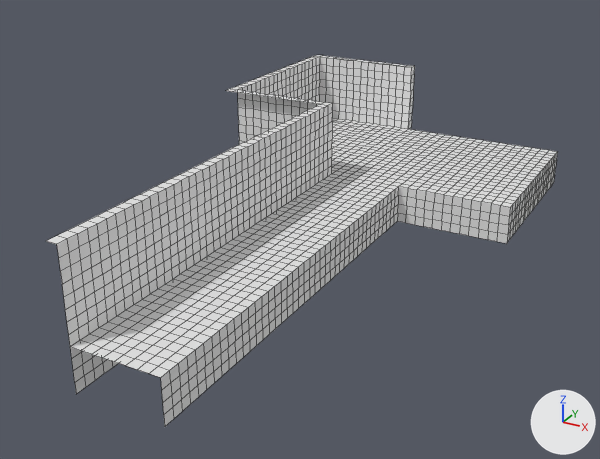
The Blender file Assets/ImportedAssets/StationAssets/MainHall/MainHallStructures/MainHallPass.blend, before and after one commit.
The view is the same before and after, from a 50 mm camera at (17.4, -18.8, 15.6) aimed at (-0.5, 13.7, -0.6). Lighting does not change. The marker at lower right points along +X, +Y and +Z. Mesh edges are drawn as thin lines. Materials are left out; every surface is plain grey.
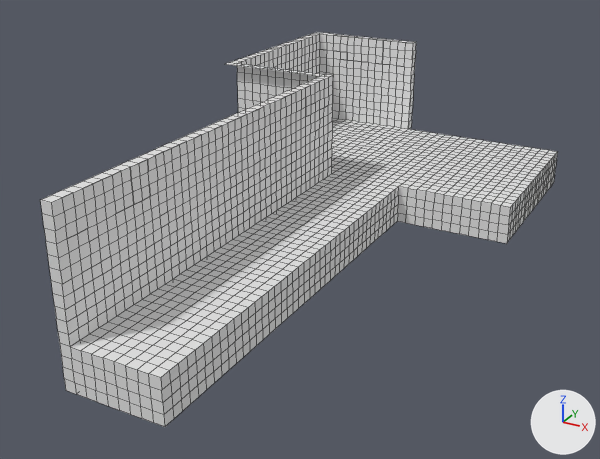
Where the change shows, as pixel boxes (x1, y1, x2, y2) in the pictures (600 x 459 px):
'Cube', reshaped (6% taller)
    before: (47, 55, 557, 426)
    after: (40, 32, 557, 427)
part 1 of me_cube, added
    after: (41, 91, 295, 244)
part 2 of me_cube, added
    after: (288, 74, 333, 92)
part 3 of me_cube, built on
    before: (57, 55, 415, 239)
    after: (40, 32, 416, 427)

The change in detail:
me_cube is used by ob_cube; location (0.0, 0.0, 0.0).
me_cube had 2596 vertices, 2464 faces and spanned x -8.5..8.0, y -0.5..30.5, z -2.0..4.0.
me_cube now has 3020 vertices, 2773 faces and spans x -8.5..8.0, y -0.5..30.5, z -2.0..5.5.
me_cube part 1: a new loose piece of 103 vertices spanning x -2.5..-2.0, y -0.5..16.0, z 4.0..5.5.
me_cube part 2: a new loose piece of 18 vertices spanning x -2.5..-2.0, y 16.0..20.0, z 5.5.
me_cube part 3: 6 vertices moved from x -8.5..-2.5, y 17.0..30.5, z 4.0 to x -8.0..-2.0, y 17.0..30.0, z 4.5; 82 vertices removed from x -8.5..-1.5, y 0.5..30.5, z 4.0; 385 vertices added at x -8.5..1.5, y -0.5..30.5, z -2.0..5.5.
